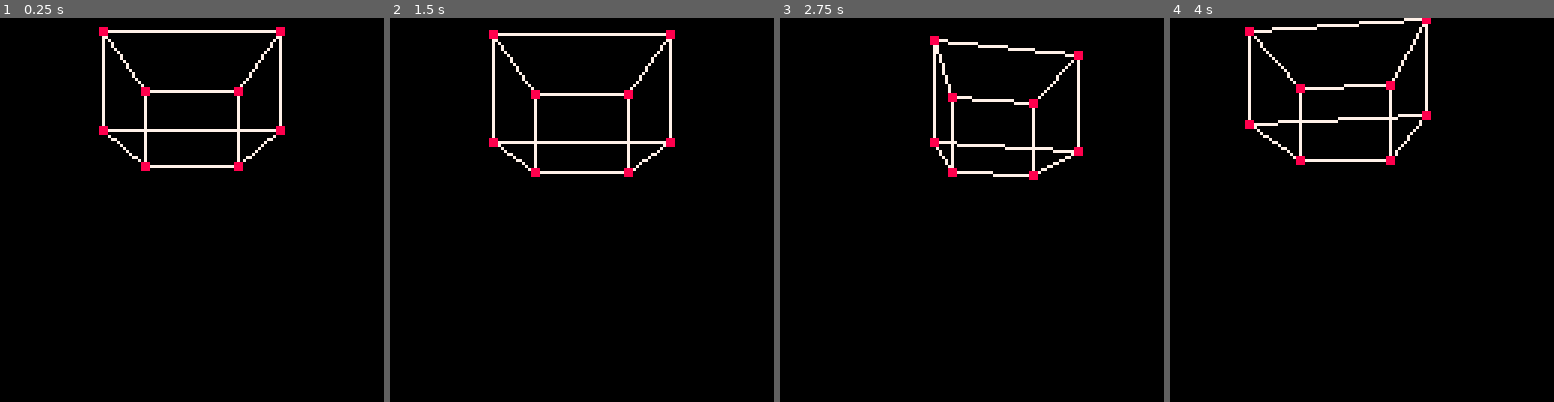
Above: before the commit, frames 1-4 (left to right).
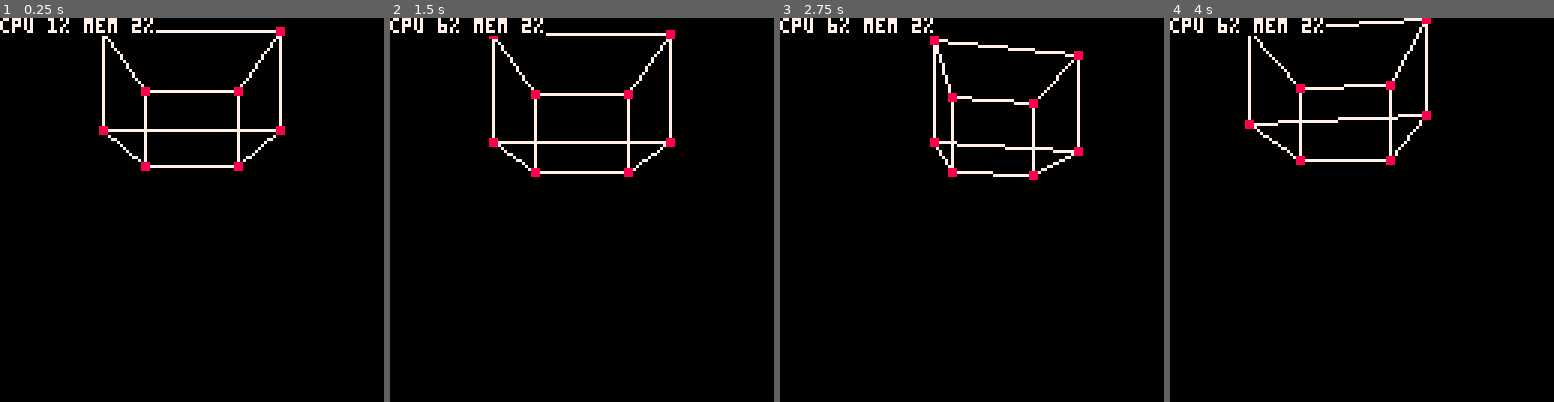
Above: after the commit, the same moments.

Repository: Cuttleshock/PICO-8-recipes
Game: PICO-8 cartridge 3d.p8
The game is run twice, just before and just after one commit, with the same random seed, the same clock (stepped at 60 frames per second) and the same inputs.
Inputs:
- Up to frame 1 (0.25 s): no input
- Up to frame 2 (1.5 s): tap O (Z key) at 0.33, 0.7, 1.43 s; tap X (X key) at 1.07 s
- Up to frame 3 (2.75 s): hold Left 1.97-2.37 s; tap X (X key) at 2.07, 2.4, 2.73 s; tap O (Z key) at 2.22 s; hold Down from 2.42 s (still down)
- Up to frame 4 (4 s): release Down at 2.82 s; hold Right 2.87-3.53 s; tap X (X key) at 3.07, 3.4, 3.73 s; tap O (Z key) at 3.1, 3.98 s; hold Up from 3.58 s (still down)

The runs differ from the first frame. In frame 1, 0.6% of the frame differs, in the area x 0-41%, y 0-5%; in frame 2, 0.7%; in frame 3, 0.6%; in frame 4, 0.7%.

Commit message:
Add profiling to 3d

Diff:
--- a/3d.p8
+++ b/3d.p8
@@ -338,6 +338,7 @@
 		m:draw()
 	end
 	fresh=true
+	print('\#0cpu '..flr(stat(1)*100)..'% mem '..flr(stat(0)*100/2048)..'%',0,0,7)
 end
 
 __gfx__
